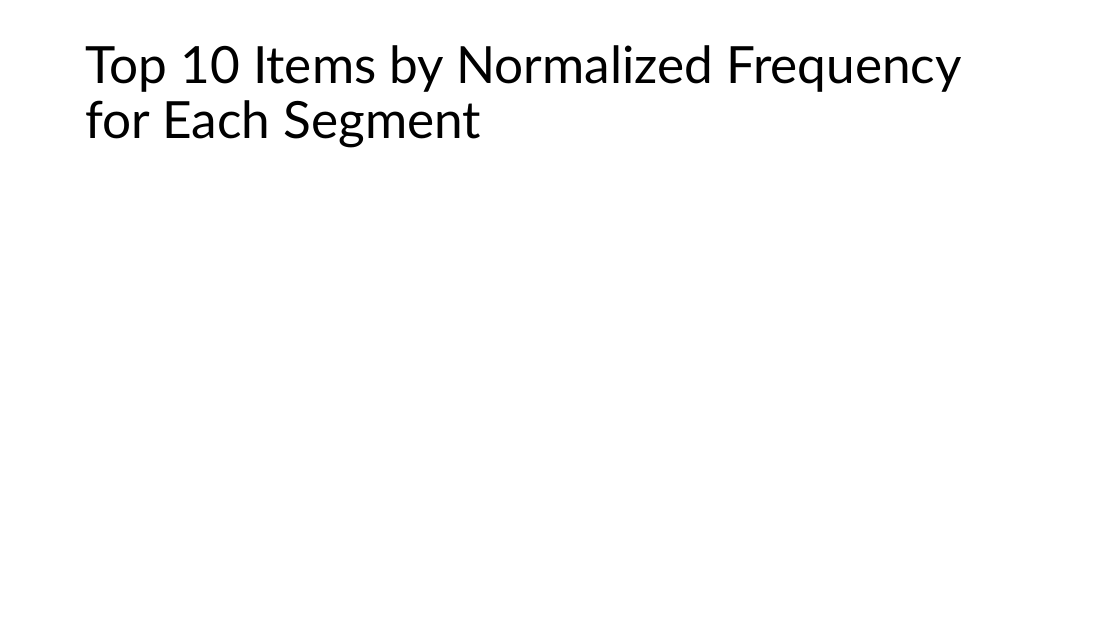
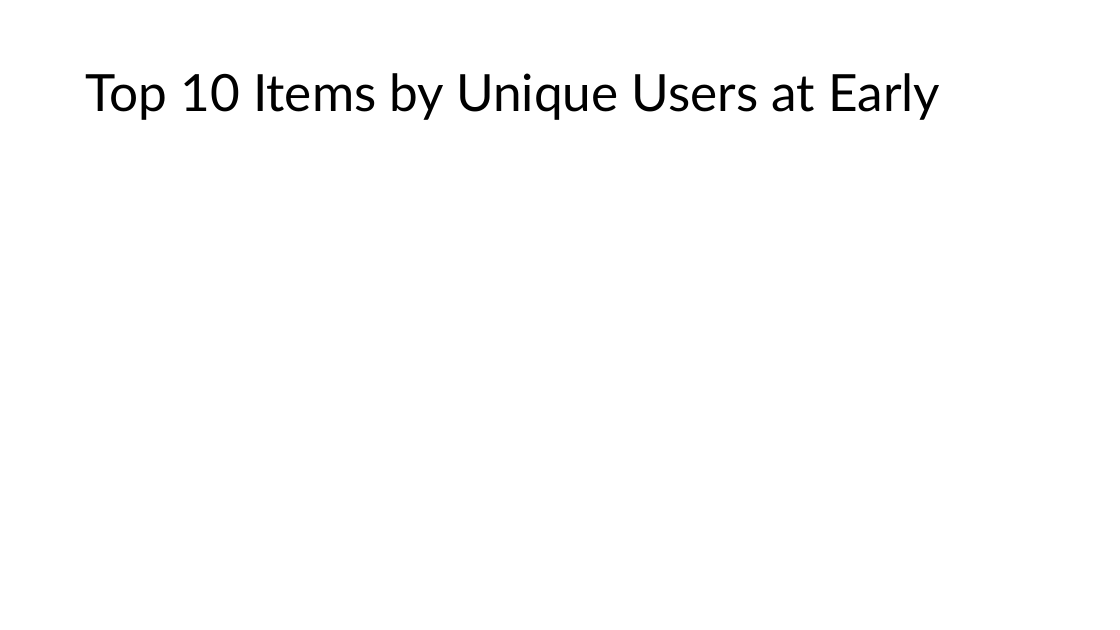
Before and after one commit to lizesteyn/FNBdataquest, a slide deck: slide 36 of Presentation1.pptx (slide 19 before the commit). Drawn at 1120x630 pixels with LibreOffice and Linux fonts; fonts in the diff are those of the drawing. Boxes give left, top, right and bottom in pixels: in the first picture for what was removed or moved away, otherwise in the second. Text is boxed around its words. In the diff, an @@ line names an element or a change of style, - is before the commit and + after.

```diff
--- a/Presentation1.pptx
+++ b/Presentation1.pptx
@@ title at (85,73,940,120): text changed @@
-Top 10 Items by Normalized Frequency for Each Segment
+Top 10 Items by Unique Users at Early
```
Also in this commit, not shown: 6 other slides changed, 13 slides added, 4 slides removed, 3 other files.
